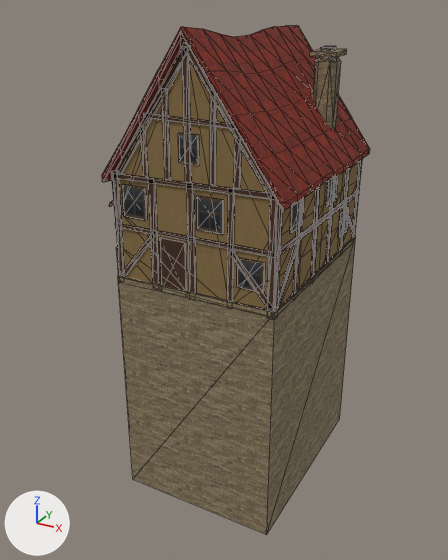
The glTF model assets/3D/buildings/cottage_b/cottage_b.glb as it was, and as the next commit left it.
Before and after are seen from a camera (50 mm lens) standing at (23.1, -42.5, 19.0) and looking at (0.1, -0.6, -1.9). The lights are fixed; the arrows at lower left show +X, +Y and +Z. The first picture is the older version. Mesh edges are drawn as thin lines. Vertices at exactly the same position are counted once.

In view in the first picture: 'cottage_b_export'.
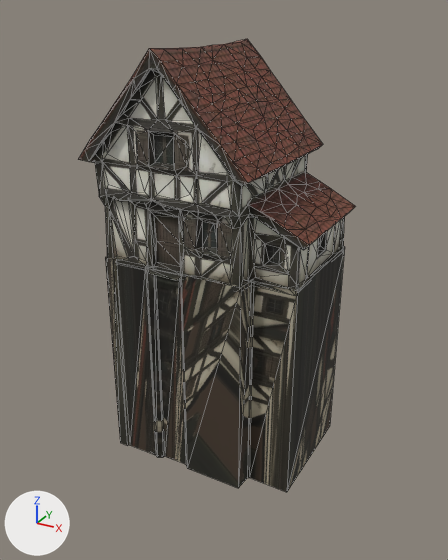
Boxes [x1, y1, x2, y2] around the edits, measured in the pictures (448 x 560 px):
'cottage_b_export', reshaped (11% shorter): before [102, 25, 370, 534]; after [78, 39, 356, 492]
part 1 of me_cottage_b_038, rebuilt (37% taller): before [102, 25, 370, 211]; after [78, 39, 356, 295]
part 2 of me_cottage_b_038, added: after [105, 247, 345, 492]
part 3 of me_cottage_b_038, deleted (brown): before [109, 43, 362, 534]

What changed in the scene script:
```text
Add img_cottage_b_atlas:
    img_cottage_b_atlas = load_image('cottage_b_atlas', '_unpacked/cottage_b_atlas', 1024, 1024, 'sRGB')
Add mat_hh_roof_cottage_b:
    mat_hh_roof_cottage_b = bpy.data.materials.new('hh_roof_cottage_b')
    # uses the picture img_cottage_b_atlas
Add mat_hh_wall_cottage_b:
    mat_hh_wall_cottage_b = bpy.data.materials.new('hh_wall_cottage_b')
    # uses the picture img_cottage_b_atlas
Change me_cottage_b_038:
    used by ob_cottage_b_export; location = (0.0, 0.0, 0.0)
    remove me_cottage_b_038.from_pydata(...)  # 980 vertices, 1660 faces; spans x -8.8..8.8, y -9.0..9.0, z -19.1..18.0
    remove me_cottage_b_038.materials.append(mat_hh_void)
    remove me_cottage_b_038.materials.append(mat_hh_wall_plaster)
    remove me_cottage_b_038.materials.append(mat_hh_roof_rose)
    remove me_cottage_b_038.materials.append(mat_hh_wall_rubble)
    remove me_cottage_b_038.materials.append(mat_hh_timber)
    add me_cottage_b_038.from_pydata(...)  # 640 vertices, 1272 faces; spans x -9.0..9.0, y -7.0..7.0, z -18.1..16.6
    me_cottage_b_038 part 1: the loose piece of 234 vertices spanning x -5.2..8.8, y -9.0..9.0, z 7.6..18.0 is rebuilt with 602 vertices and now spans x -9.0..9.0, y -7.0..7.0, z 0.0..16.6
    me_cottage_b_038 part 2: a new loose piece of 38 vertices spanning x -8.0..8.3, y -6.0..6.0, z -18.1..0.5, in mat_hh_wall_cottage_b
    me_cottage_b_038 part 3: 74 loose pieces with 746 vertices, spanning x -8.8..8.3, y -8.5..8.7, z -19.1..17.1, are deleted
    add me_cottage_b_038.materials.append(mat_hh_roof_cottage_b)
    add me_cottage_b_038.materials.append(mat_hh_wall_cottage_b)
```
